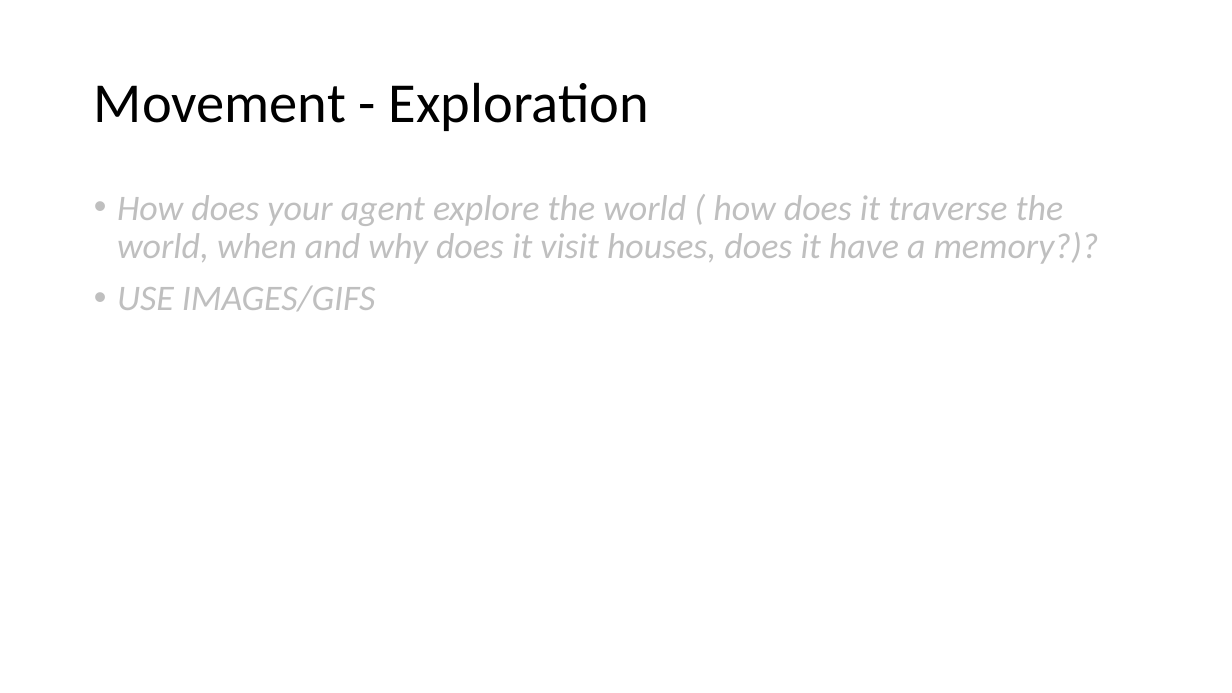
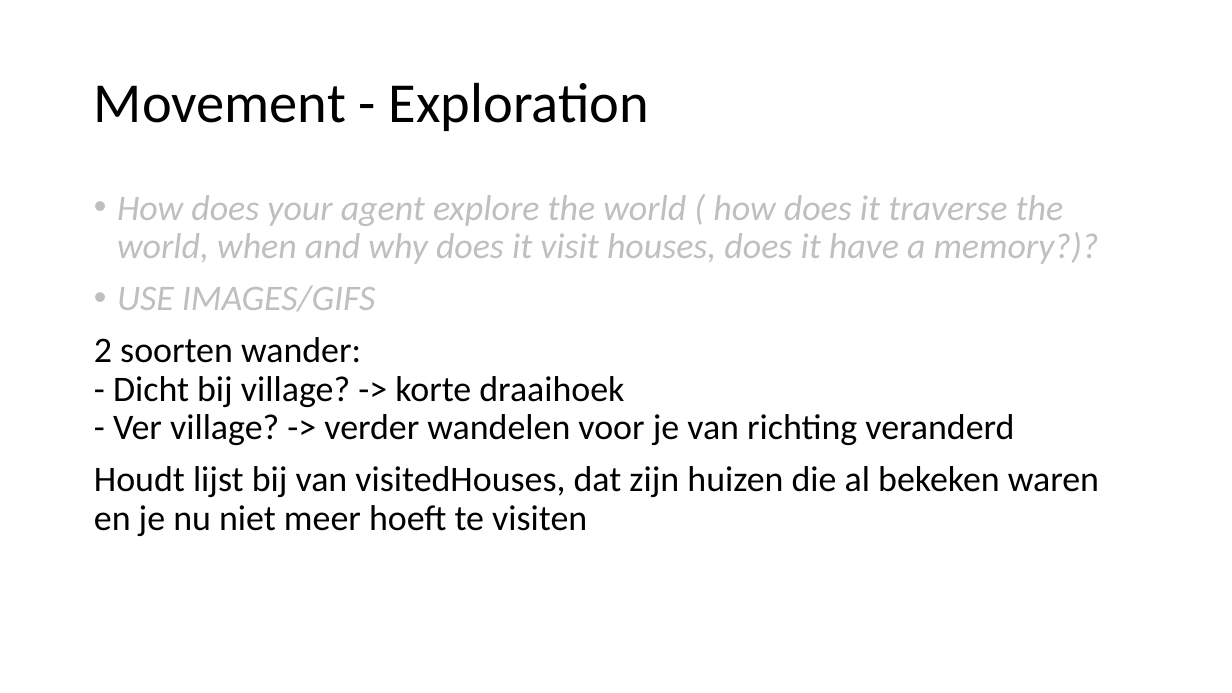
Before and after one commit to DAE-GD-2025-2026/gameai-zombie-Chloe-J1, a slide deck: slide 6 of GPP_ZombieAI_JonckheereChloe_2DAE18.pptx. Drawn at 1232x693 pixels with LibreOffice and Linux fonts; fonts in the diff are those of the drawing. Boxes give left, top, right and bottom in pixels: in the first picture for what was removed or moved away, otherwise in the second. Text is boxed around its words. In the diff, an @@ line names an element or a change of style, - is before the commit and + after.

```diff
--- a/GPP_ZombieAI_JonckheereChloe_2DAE18.pptx
+++ b/GPP_ZombieAI_JonckheereChloe_2DAE18.pptx
@@ text at [94,337,1099,536]: paragraphs added @@
+2 soorten wander:
+- Dicht bij village? -> korte draaihoek
+- Ver village? -> verder wandelen voor je van richting veranderd
+Houdt lijst bij van visitedHouses, dat zijn huizen die al bekeken waren en je nu niet meer hoeft te visiten
```
Also in this commit, not shown: 2 other slides changed, 1 slide removed, 3 other files.
